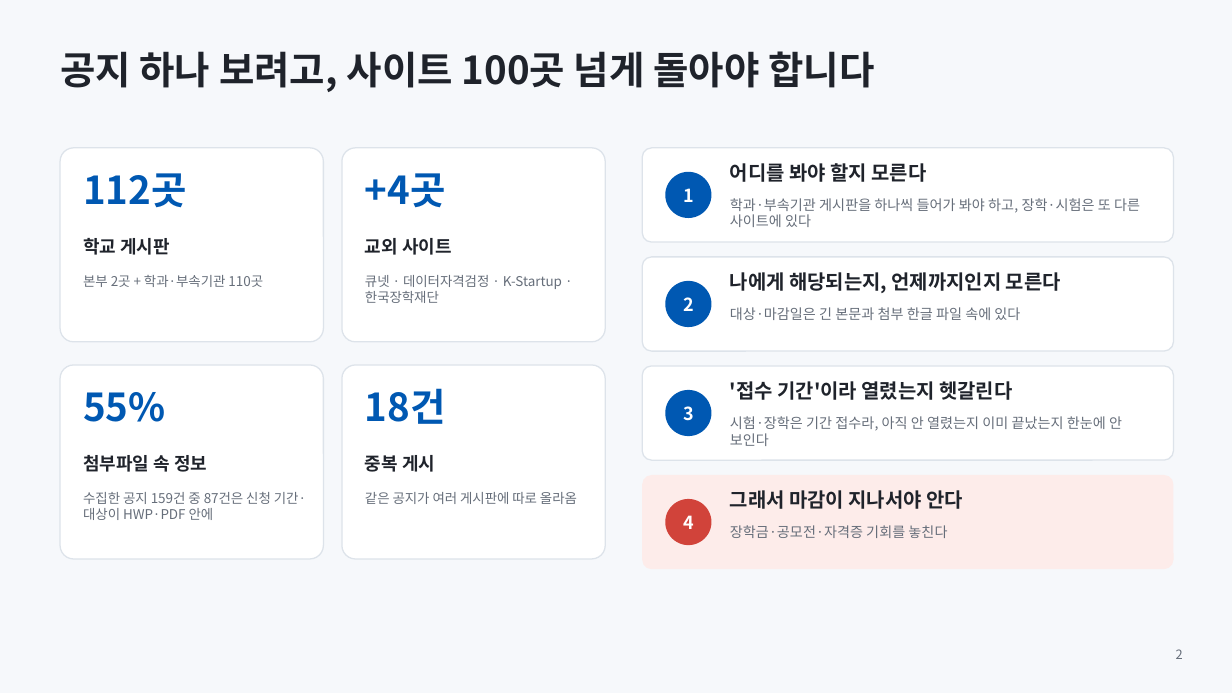
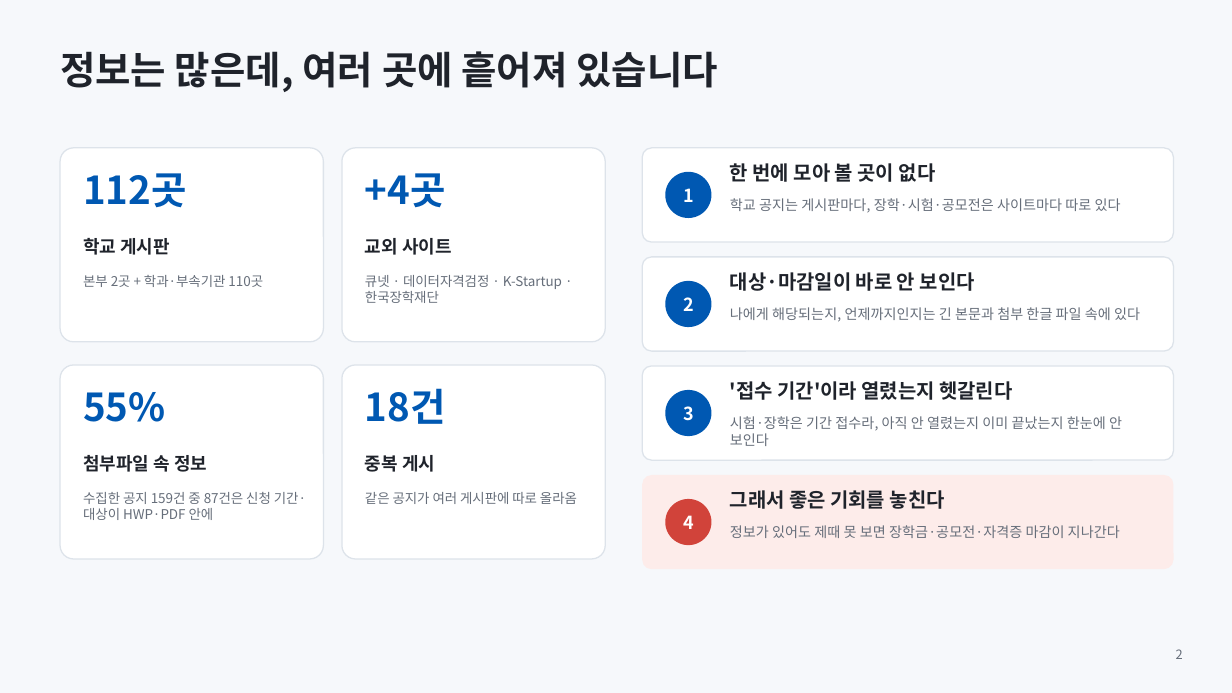
Before and after one commit to GOBIEBERPA/scnu-lens, a slide deck: slide 2 of docs/SCNU-Lens-발표.pptx. Drawn at 1232x693 pixels with LibreOffice and Linux fonts; fonts in the diff are those of the drawing. Boxes give left, top, right and bottom in pixels: in the first picture for what was removed or moved away, otherwise in the second. Text is boxed around its words. In the diff, an @@ line names an element or a change of style, - is before the commit and + after.

```diff
--- a/docs/SCNU-Lens-발표.pptx
+++ b/docs/SCNU-Lens-발표.pptx
@@ text at <box>60,51,718,92</box>: text changed @@
-공지 하나 보려고, 사이트 100곳 넘게 돌아야 합니다
+정보는 많은데, 여러 곳에 흩어져 있습니다
@@ text at <box>730,163,936,182</box>: text changed @@
-어디를 봐야 할지 모른다
+한 번에 모아 볼 곳이 없다
@@ text at <box>730,198,1121,213</box>: text changed @@
-학과·부속기관 게시판을 하나씩 들어가 봐야 하고, 장학·시험은 또 다른 사이트에 있다
+학교 공지는 게시판마다, 장학·시험·공모전은 사이트마다 따로 있다
@@ text at <box>730,272,975,291</box>: text changed @@
-나에게 해당되는지, 언제까지인지 모른다
+대상·마감일이 바로 안 보인다
@@ text at <box>730,307,1140,322</box>: text changed @@
-대상·마감일은 긴 본문과 첨부 한글 파일 속에 있다
+나에게 해당되는지, 언제까지인지는 긴 본문과 첨부 한글 파일 속에 있다
@@ text at <box>730,490,945,509</box>: text changed @@
-그래서 마감이 지나서야 안다
+그래서 좋은 기회를 놓친다
@@ text at <box>730,525,1120,538</box>: text changed @@
-장학금·공모전·자격증 기회를 놓친다
+정보가 있어도 제때 못 보면 장학금·공모전·자격증 마감이 지나간다
```
Also in this commit, not shown: 3 other slides changed, 1 other file.
